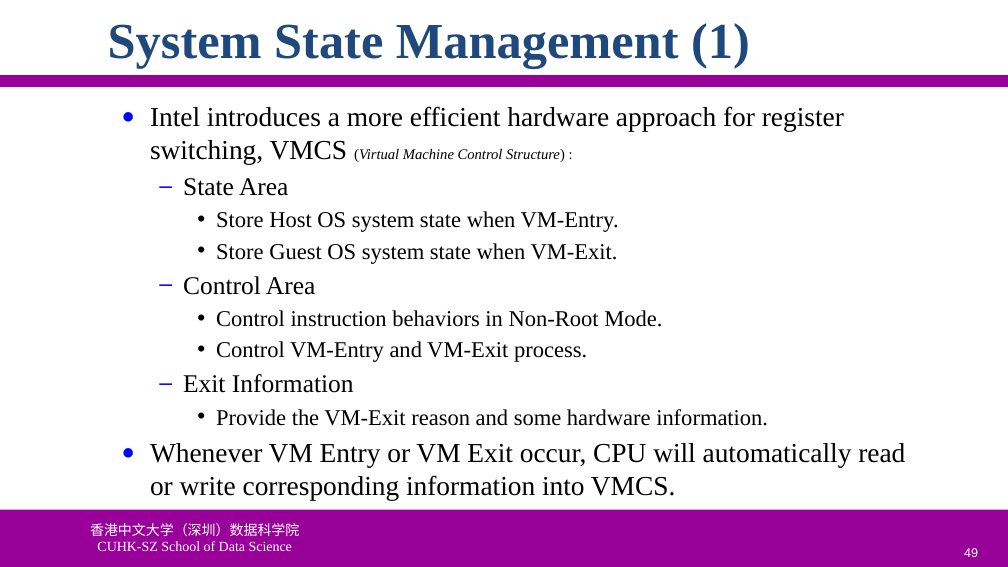
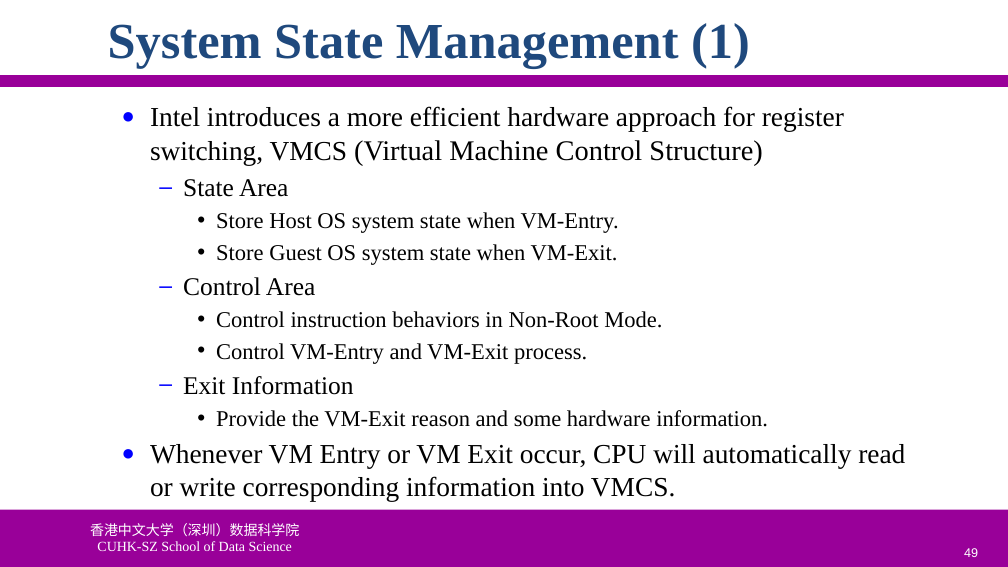
Before and after one commit to ychung1103/ychung1103.github.io, a slide deck: slide 49 of Slides/CSC6103/VT-03 CPU Virtualization.pptx. Drawn at 1008x567 pixels with LibreOffice and Linux fonts; fonts in the diff are those of the drawing; background and template pictures are left out. Boxes give left, top, right and bottom in pixels: in the first picture for what was removed or moved away, otherwise in the second. Text is boxed around its words. In the diff, an @@ line names an element or a change of style, - is before the commit and + after.

```diff
--- a/Slides/CSC6103/VT-03 CPU Virtualization.pptx
+++ b/Slides/CSC6103/VT-03 CPU Virtualization.pptx
@@ text at bbox=[150, 106, 844, 165]: text changed @@
-● Intel introduces a more efficient hardware approach for register switching, VMCS (Virtual Machine Control Structure) :
+● Intel introduces a more efficient hardware approach for register switching, VMCS (Virtual Machine Control Structure)
```
Also in this commit, not shown: 1 other file.
